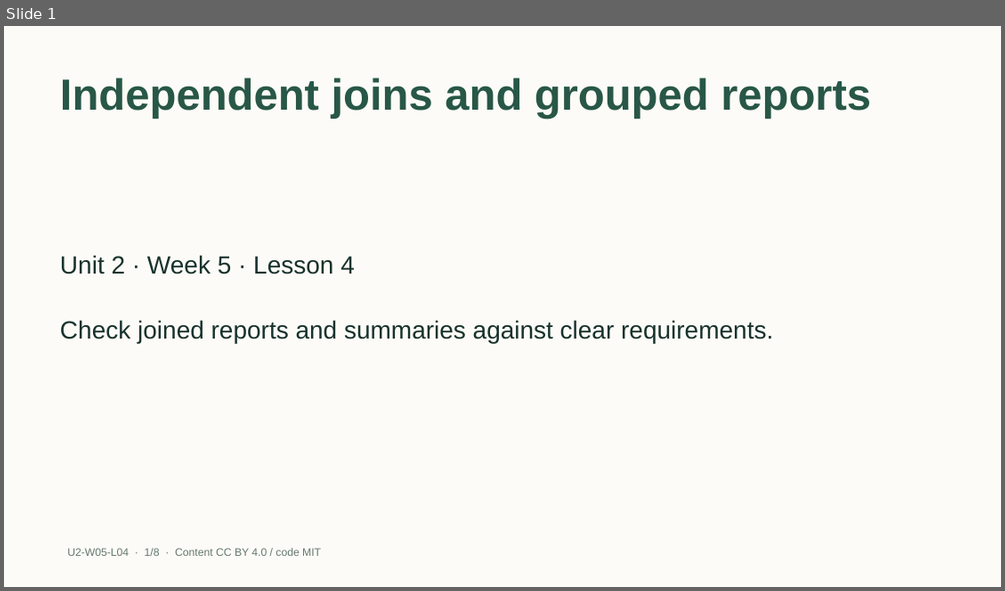
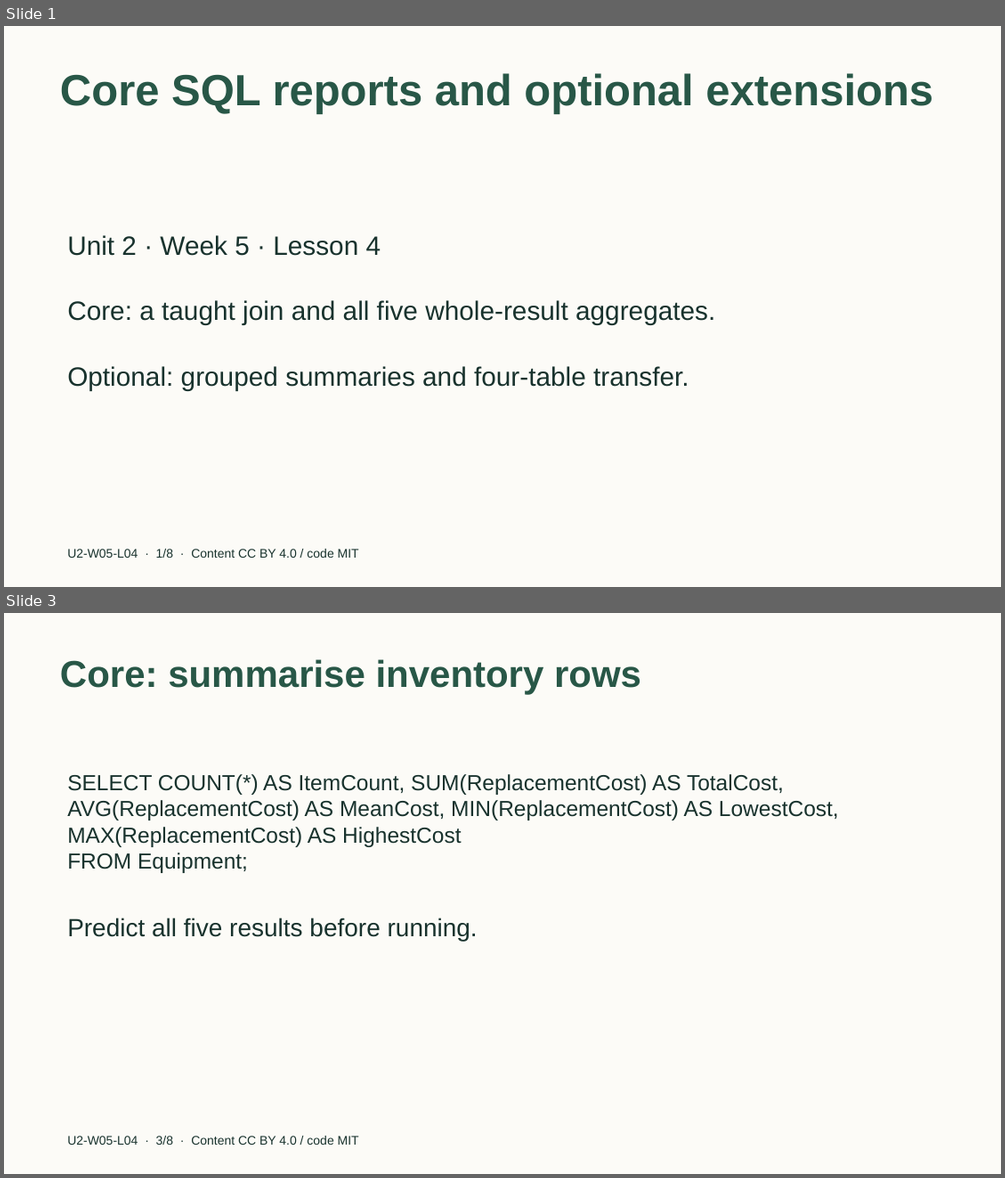
Before and after one commit to EdugenIO/cs-atar-textbook, a slide deck: dist/slides/u2-w05-l04.pptx. Shown one above the other, each under a label of ours: slide 1 before the commit, slides 1 and 3 after it; the slides between them are not shown. The pictures are 1005x591 and 1005x1178 pixels, drawn with LibreOffice and Linux fonts; fonts in the diff are those of the drawing. Boxes give left, top, right and bottom in pixels: in the first picture for what was removed or moved away, otherwise in the second. Text is boxed around its words. In the diff, an @@ line names an element or a change of style, - is before the commit and + after.

Commit message:
Separate Year 11 SQL core practice from optional extensions (S04)

```diff
--- a/dist/slides/u2-w05-l04.pptx
+++ b/dist/slides/u2-w05-l04.pptx
@@ slide 3 added at (x1=4, y1=613, x2=1001, y2=1174), background #FCFBF7 @@
@@ title added at (x1=60, y1=659, x2=641, y2=695), 36 pt, text #285747, bold @@
+Core: summarise inventory rows
@@ text added at (x1=67, y1=774, x2=839, y2=873), 21 pt, text #18322D @@
+SELECT COUNT(*) AS ItemCount, SUM(ReplacementCost) AS TotalCost,
+AVG(ReplacementCost) AS MeanCost, MIN(ReplacementCost) AS LowestCost,
+MAX(ReplacementCost) AS HighestCost
+FROM Equipment;
@@ text added at (x1=67, y1=917, x2=477, y2=941), 24 pt, text #18322D @@
+Predict all five results before running.
@@ text added at (x1=67, y1=1135, x2=359, y2=1144), 12 pt, text #18322D @@
+U2-W05-L04 · 3/8 · Content CC BY 4.0 / code MIT
@@ slide 1 changed as well @@
@@ title at (x1=60, y1=73, x2=933, y2=114): text changed @@
-Independent joins and grouped reports
+Core SQL reports and optional extensions
@@ text "Unit 2 · Week 5 ..." at (x1=67, y1=235, x2=381, y2=256): size 24 to 25.5 pt; vertical alignment middle to top @@
@@ text "Core: a taught join and ..." at (x1=67, y1=300, x2=715, y2=325): vertical alignment middle to top @@
@@ text at (x1=67, y1=300, x2=715, y2=325): text changed; size 24 to 25.5 pt @@
-Check joined reports and summaries against clear requirements.
+Core: a taught join and all five whole-result aggregates.
@@ text added at (x1=67, y1=366, x2=689, y2=390), 25.5 pt, text #18322D @@
+Optional: grouped summaries and four-table transfer.
@@ text "U2-W05-L04 · 1/8 · Content ..." at (x1=67, y1=548, x2=359, y2=557): size 10.5 to 12 pt, text colour #66786F to #18322D @@
```
Also in this commit, not shown: 2 other slides changed, 4 other slides added, 5 slides removed, 37 other files.
